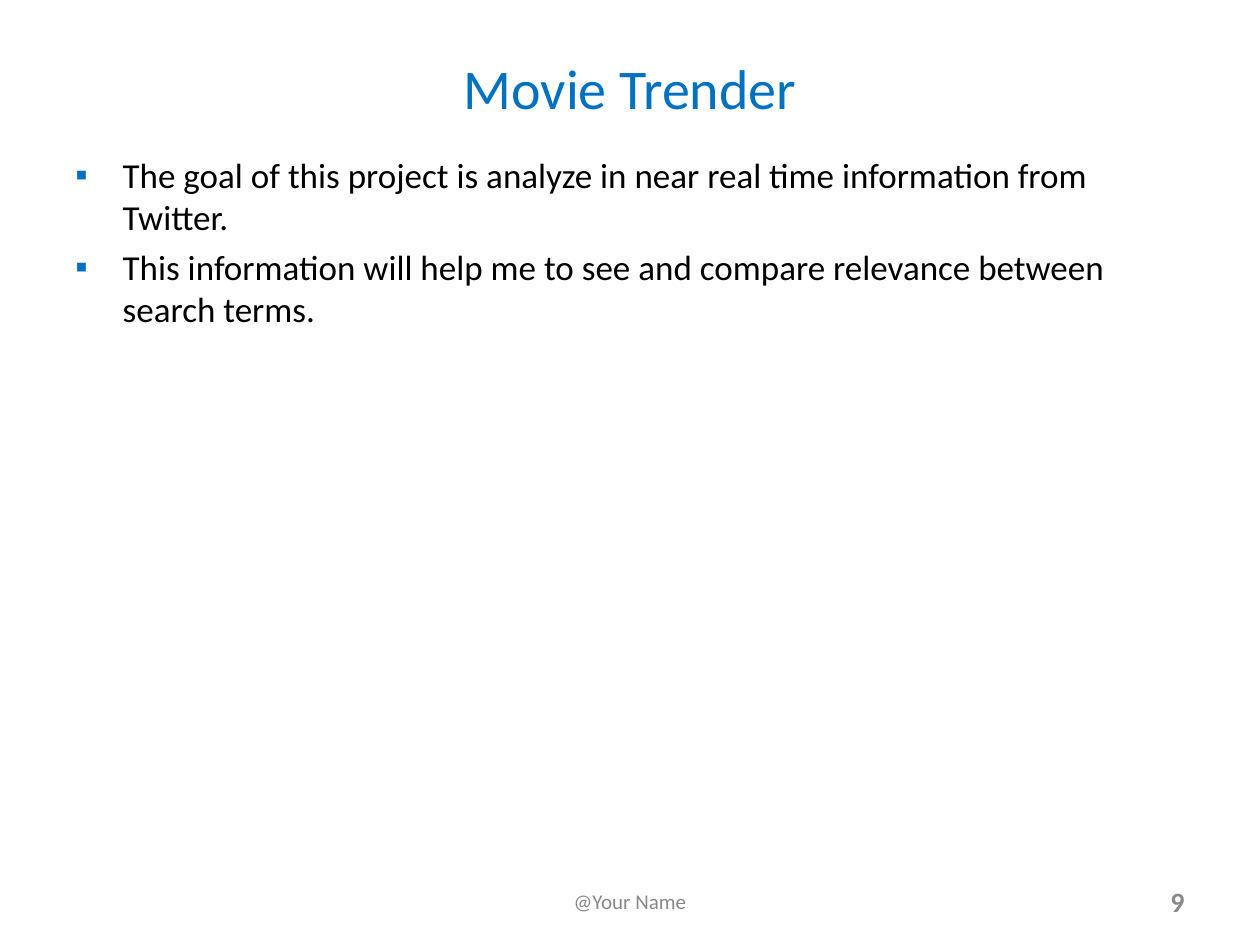
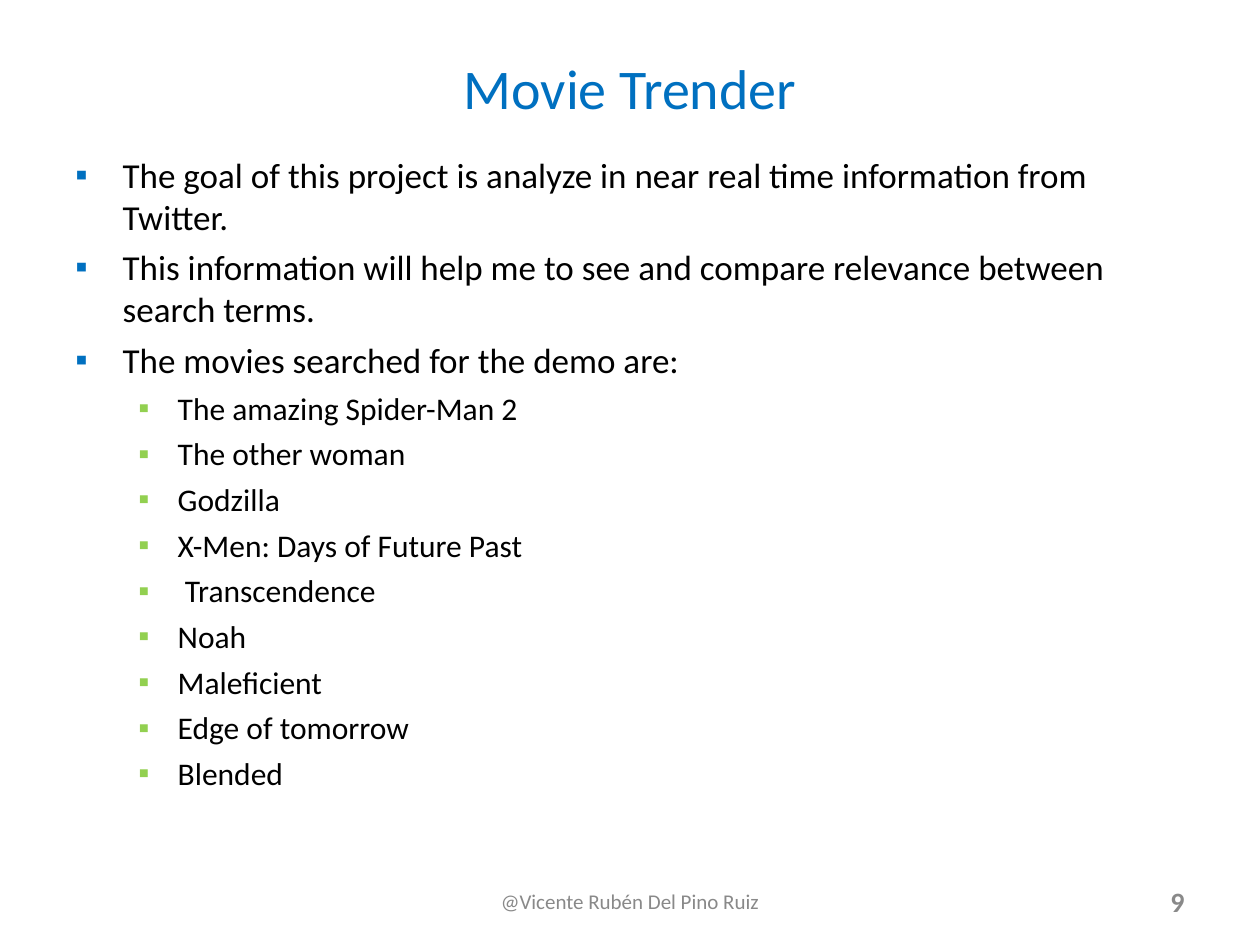
Before and after one commit to MovieTrender/Documentation, a slide deck: slide 9 of Big Data Case Study in Social Media.ppt. Drawn at 1260x945 pixels with LibreOffice and Linux fonts; fonts in the diff are those of the drawing. Boxes give left, top, right and bottom in pixels: in the first picture for what was removed or moved away, otherwise in the second. Text is boxed around its words. In the diff, an @@ line names an element or a change of style, - is before the commit and + after.

```diff
--- a/Big Data Case Study in Social Media.ppt
+++ b/Big Data Case Study in Social Media.ppt
@@ text at (123,348,678,786): paragraphs added @@
+▪ The movies searched for the demo are:
+  ▪ The amazing Spider-Man 2
+  ▪ The other woman
+  ▪ Godzilla
+  ▪ X-Men: Days of Future Past
+  ▪ Transcendence
+  ▪ Noah
+  ▪ Maleficient
+  ▪ Edge of tomorrow
+  ▪ Blended
@@ text at (501,894,758,912): text changed @@
-@Your Name
+@Vicente Rubén Del Pino Ruiz
```
Also in this commit, not shown: 9 other slides changed, 3 slides added, 3 slides removed, 1 other file.
